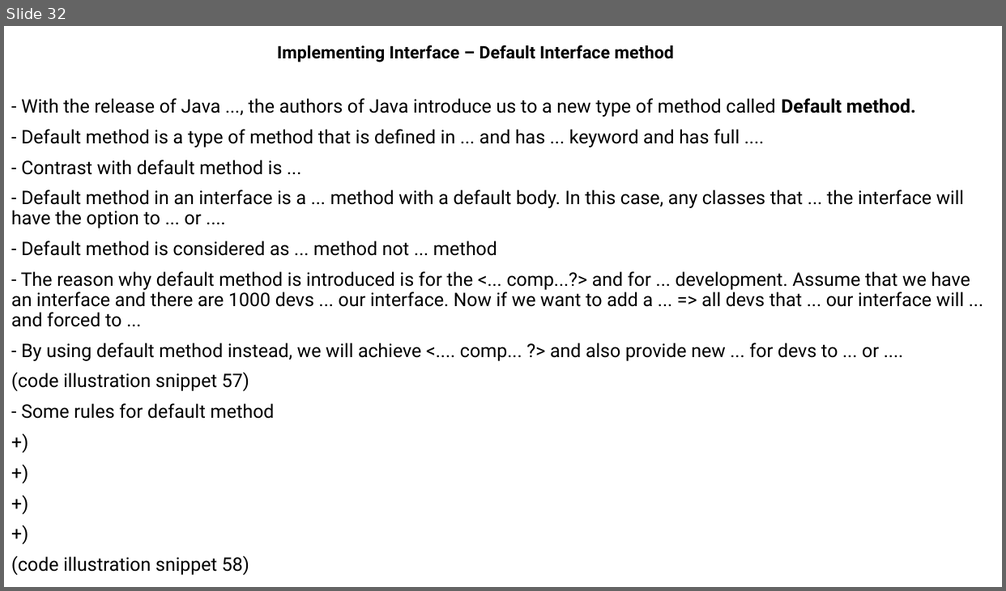
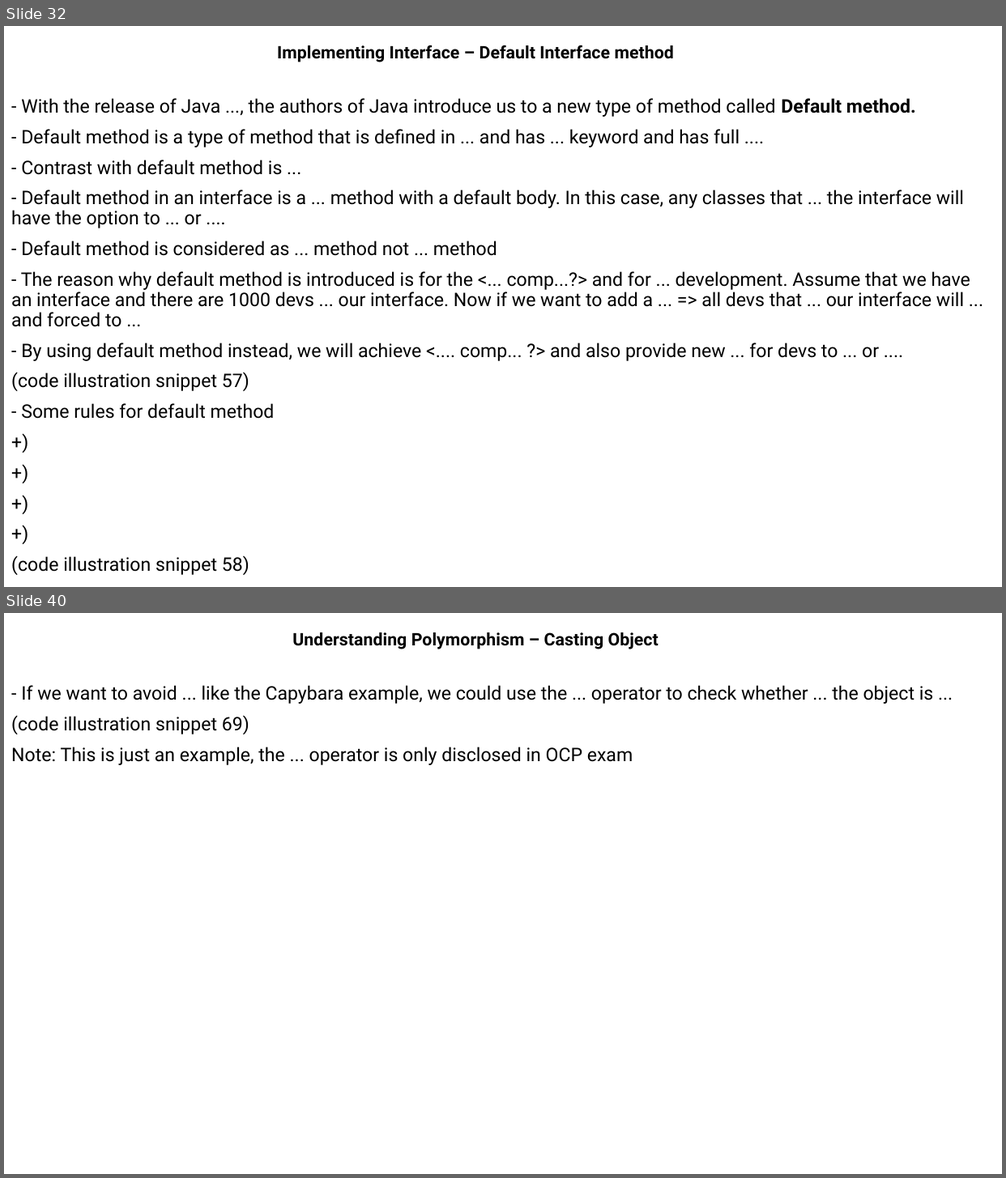
Before and after one commit to MaiDinhVinh/CS-Java, a slide deck: self-study resources/J8SE1/Chapter 5 - Class Design.pptx. Shown one above the other, each under a label of ours: slide 32 before the commit, slides 32 and 40 after it; the slides between them are not shown. The pictures are 1006x591 and 1006x1178 pixels, drawn with LibreOffice and Linux fonts; fonts in the diff are those of the drawing. Boxes give left, top, right and bottom in pixels: in the first picture for what was removed or moved away, otherwise in the second. Text is boxed around its words. In the diff, an @@ line names an element or a change of style, - is before the commit and + after.

```diff
--- a/self-study resources/J8SE1/Chapter 5 - Class Design.pptx
+++ b/self-study resources/J8SE1/Chapter 5 - Class Design.pptx
@@ slide 40 added at bbox=[4, 613, 1002, 1174], background #FFFFFF @@
@@ subtitle added at bbox=[292, 632, 658, 649], 16.6 pt, text #000000, bold @@
+Understanding Polymorphism – Casting Object
@@ text added at bbox=[11, 685, 934, 765], 18 pt, text #000000 @@
+- If we want to avoid ... like the Capybara example, we could use the ... operator to check whether ... the object is ...
+(code illustration snippet 69)
+Note: This is just an example, the ... operator is only disclosed in OCP exam
```
Also in this commit, not shown: 9 other slides added, 26 other files.
